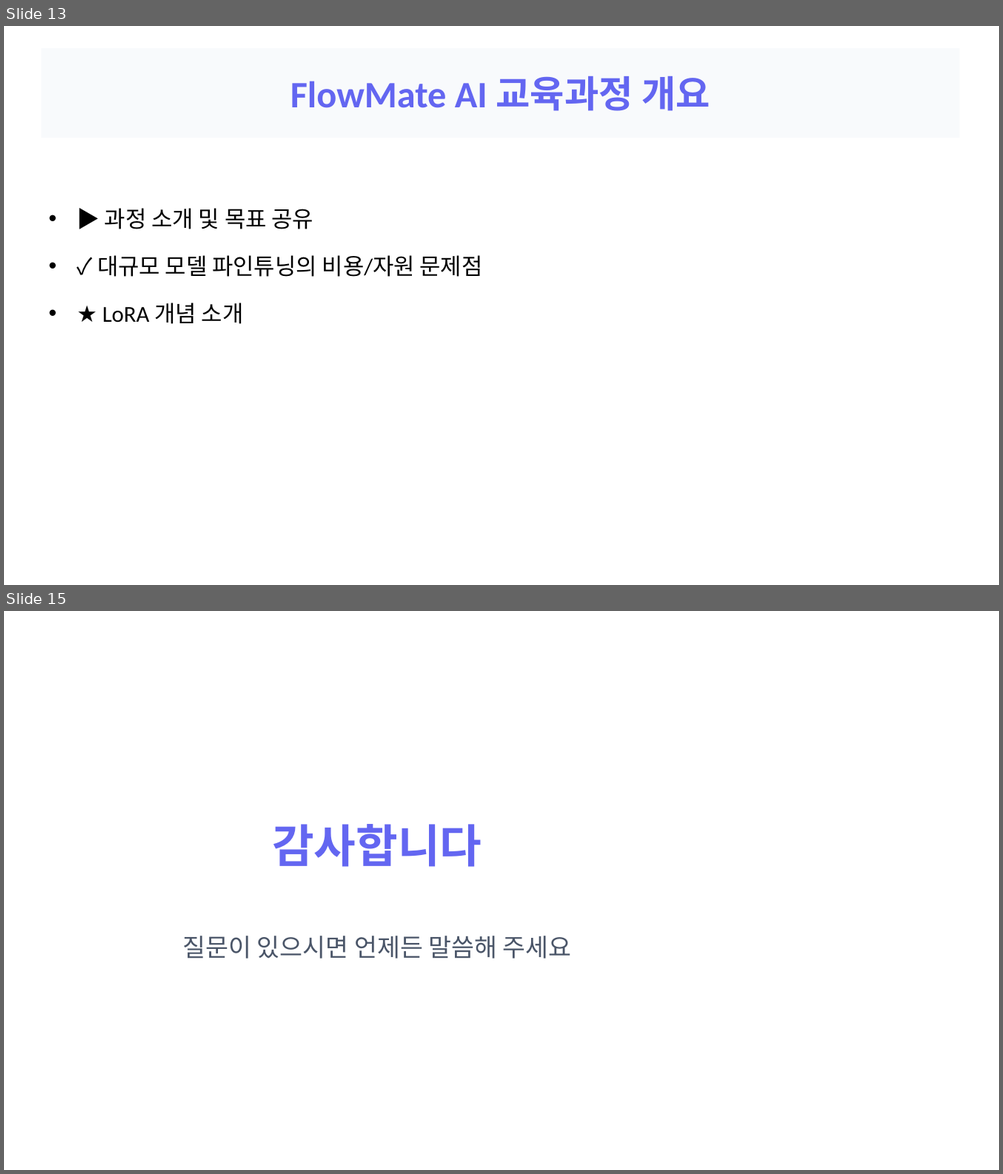
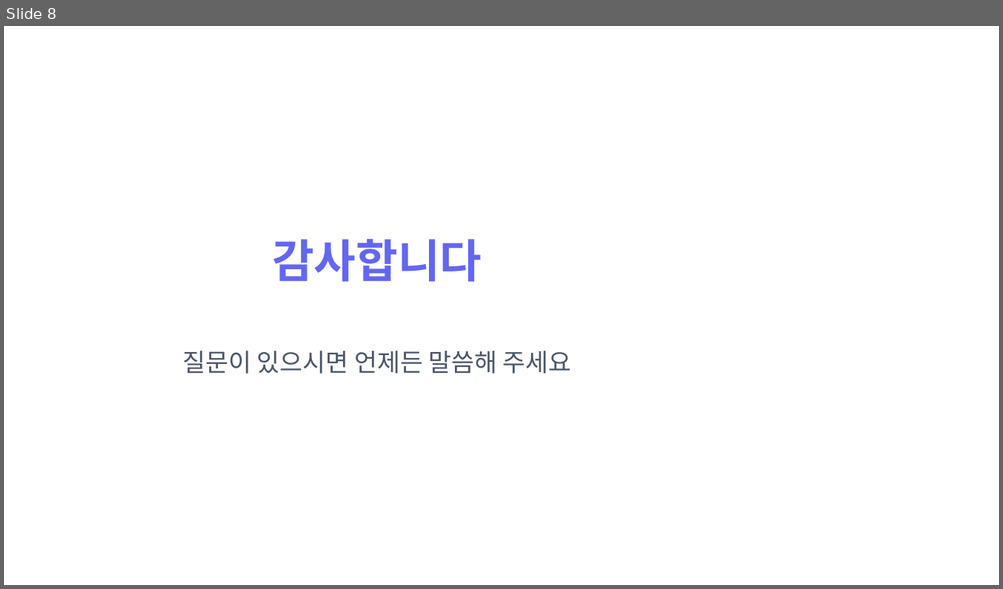
Before and after one commit to devna0111/FlowMate, a slide deck: uploads/pptx_sample.pptx. Shown one above the other, each under a label of ours: slides 13 and 15 before the commit, slide 8 after it; the slides between them are not shown. The pictures are 1003x1174 and 1003x589 pixels, drawn with LibreOffice and Linux fonts; fonts in the diff are those of the drawing. Boxes give left, top, right and bottom in pixels: in the first picture for what was removed or moved away, otherwise in the second. Text is boxed around its words. In the diff, an @@ line names an element or a change of style, - is before the commit and + after.

```diff
--- a/uploads/pptx_sample.pptx
+++ b/uploads/pptx_sample.pptx
@@ slide 13 removed at <box>4,26,999,585</box>, background #FFFFFF @@
@@ title removed at <box>41,48,959,138</box> @@
-FlowMate AI 교육과정 개요
@@ text removed at <box>97,208,483,324</box> @@
-• ▶ 과정 소개 및 목표 공유
-• ✓ 대규모 모델 파인튜닝의 비용/자원 문제점
-• ★ LoRA 개념 소개
@@ what was slide 15 is now slide 8 @@
```
Also in this commit, not shown: 1 slide changed, 6 slides added, 12 other slides removed, 14 other files.
